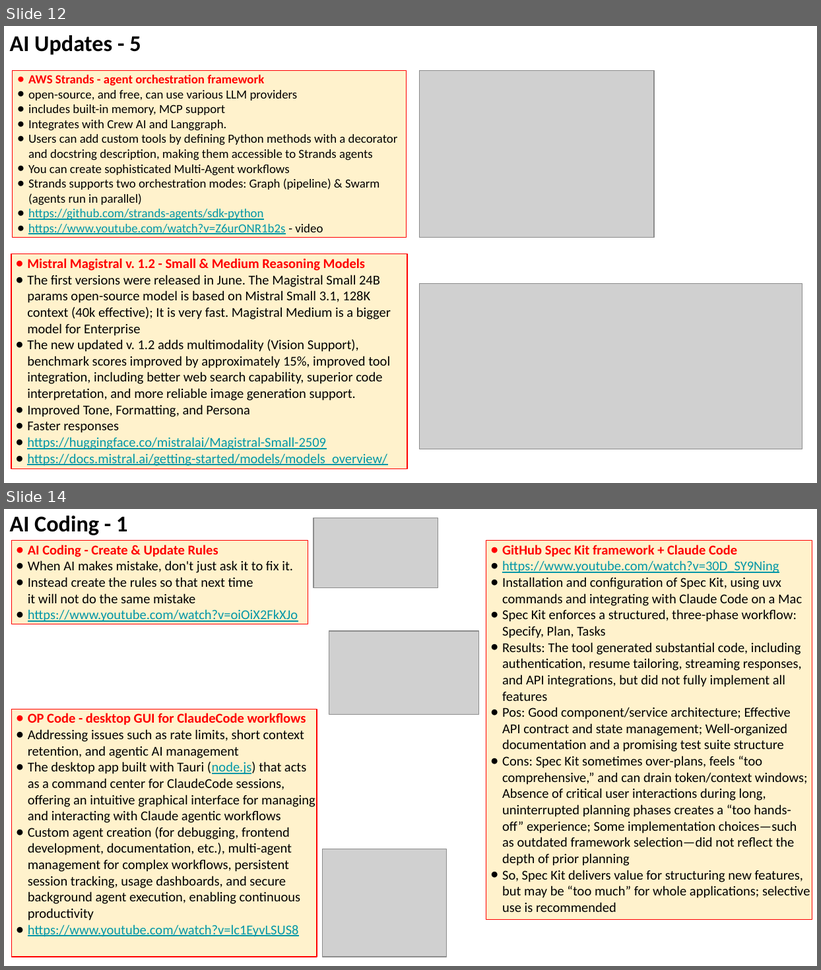
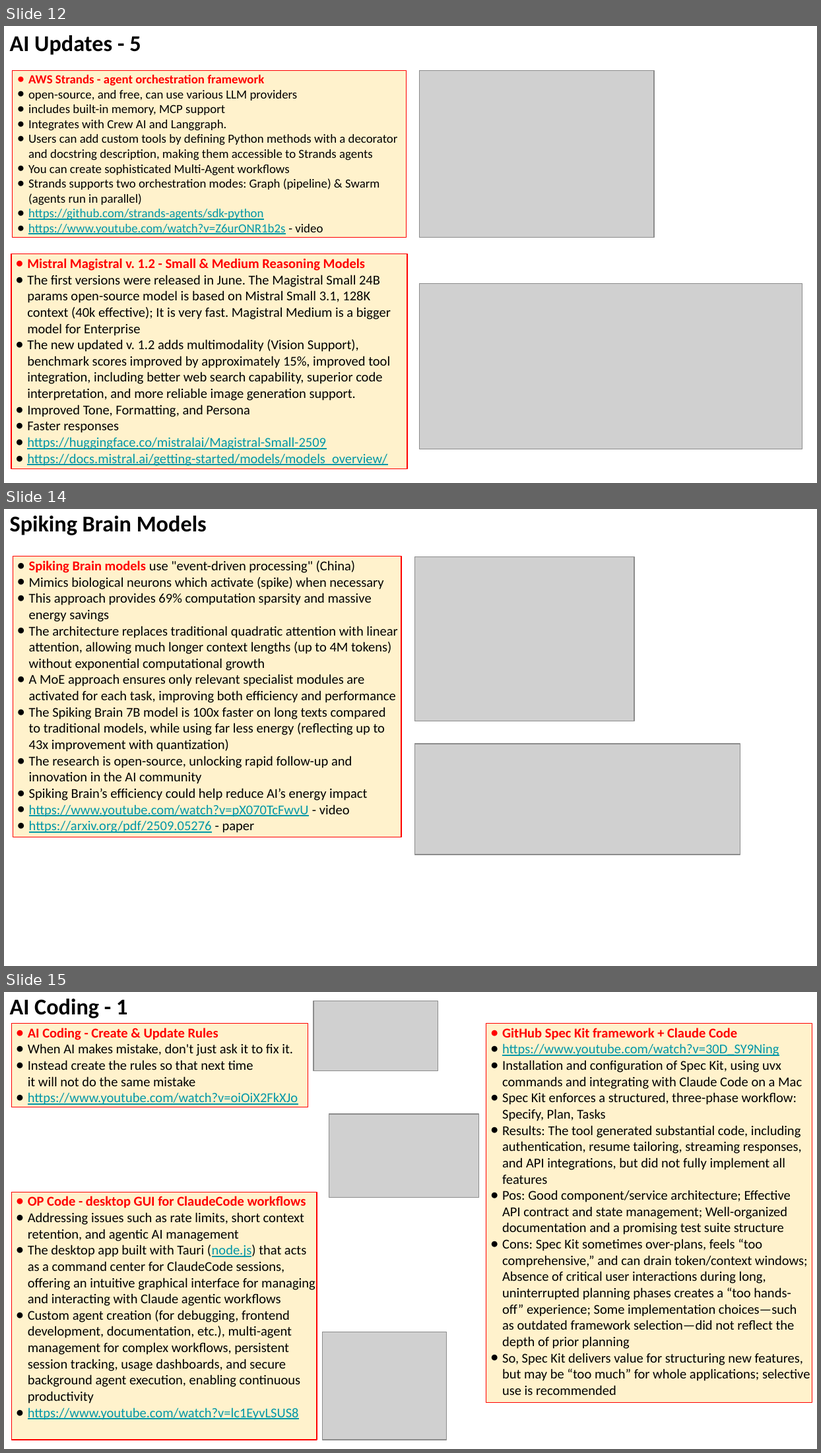
Before and after one commit to lselector/seminar, a slide deck: 2025/2025-09-26-AI-Updates.pptx. Shown one above the other, each under a label of ours: slides 12 and 14 before the commit, slides 12, 14 and 15 after it; the slides between them are not shown. The pictures are 821x970 and 821x1453 pixels, drawn with LibreOffice and Linux fonts; fonts in the diff are those of the drawing; grey boxes stand for pictures. Boxes give left, top, right and bottom in pixels: in the first picture for what was removed or moved away, otherwise in the second. Text is boxed around its words. In the diff, an @@ line names an element or a change of style, - is before the commit and + after.

```diff
--- a/2025/2025-09-26-AI-Updates.pptx
+++ b/2025/2025-09-26-AI-Updates.pptx
@@ slide 14 added at [4,509,817,966], background #FFFFFF @@
@@ text added at [10,516,207,535], 20 pt, text #000000, bold @@
+Spiking Brain Models
@@ rectangle added at [13,556,401,836], fill #FFF2CC, outline #FF0000 0.75 pt, 12 pt, text #000000 @@
+● Spiking Brain models use "event-driven processing" (China)
+● Mimics biological neurons which activate (spike) when necessary
+● This approach provides 69% computation sparsity and massive energy savings
+● The architecture replaces traditional quadratic attention with linear attention, allowing much longer context lengths (up to 4M tokens) without exponential computational growth
+● A MoE approach ensures only relevant specialist modules are activated for each task, improving both efficiency and performance
+● The Spiking Brain 7B model is 100x faster on long texts compared to traditional models, while using far less energy (reflecting up to 43x improvement with quantization)
+● The research is open-source, unlocking rapid follow-up and innovation in the AI community
+● Spiking Brain’s efficiency could help reduce AI’s energy impact
+● https://www.youtube.com/watch?v=pX070TcFwvU - video
+● https://arxiv.org/pdf/2509.05276 - paper
@@ picture added at [415,557,634,722] @@
@@ picture added at [415,744,740,855] @@
@@ what was slide 14 is now slide 15 @@
```
Also in this commit, not shown: 5 slides changed.
